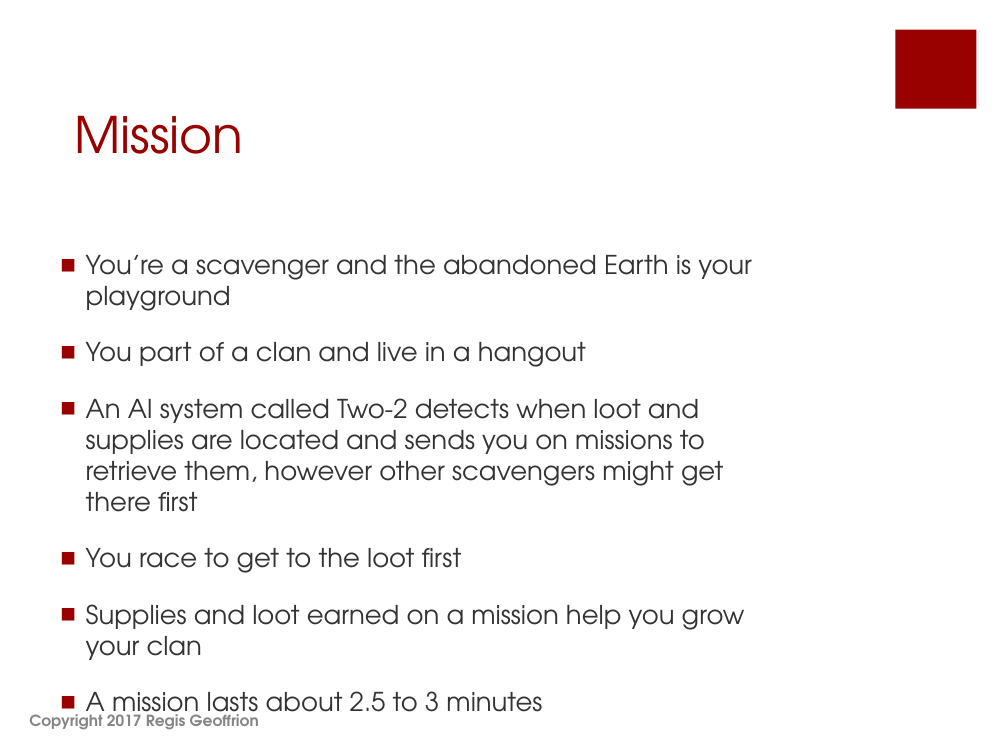
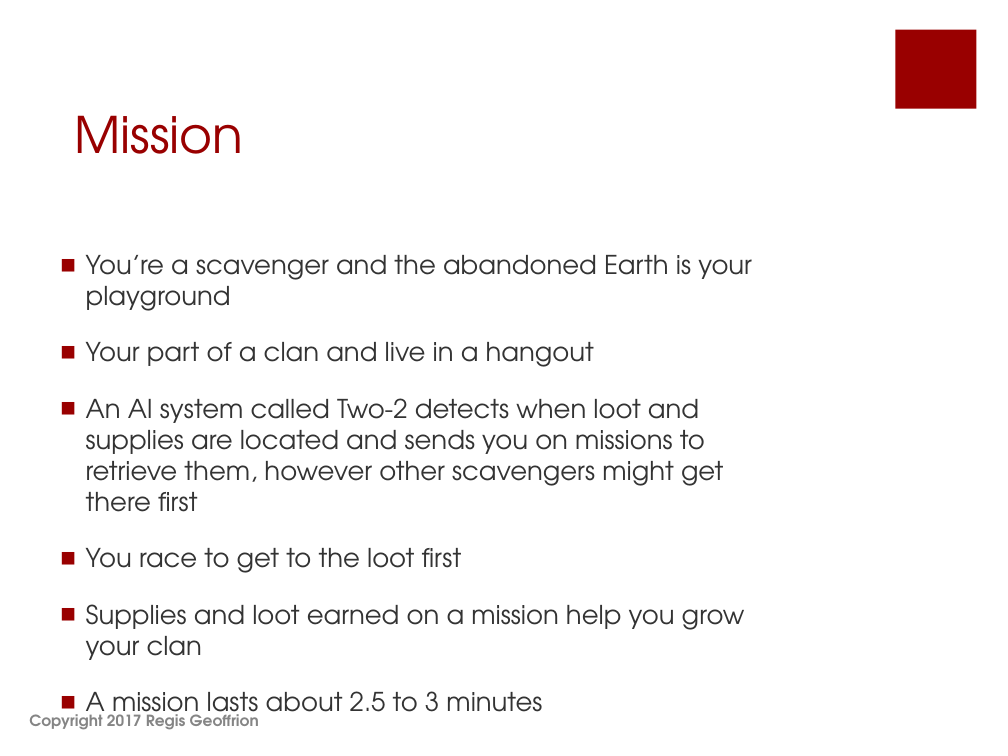
Before and after one commit to shahbazGamedev/Hero-s-Run, a slide deck: slide 3 of Documents/Earth Alone.pptx. Drawn at 1008x756 pixels with LibreOffice and Linux fonts; fonts in the diff are those of the drawing. Boxes give left, top, right and bottom in pixels: in the first picture for what was removed or moved away, otherwise in the second. Text is boxed around its words. In the diff, an @@ line names an element or a change of style, - is before the commit and + after.

```diff
--- a/Documents/Earth Alone.pptx
+++ b/Documents/Earth Alone.pptx
@@ text at (86,342,594,367): text changed @@
-■ You part of a clan and live in a hangout
+■ Your part of a clan and live in a hangout
```
Also in this commit, not shown: 13 other slides changed, 1 slide added.
